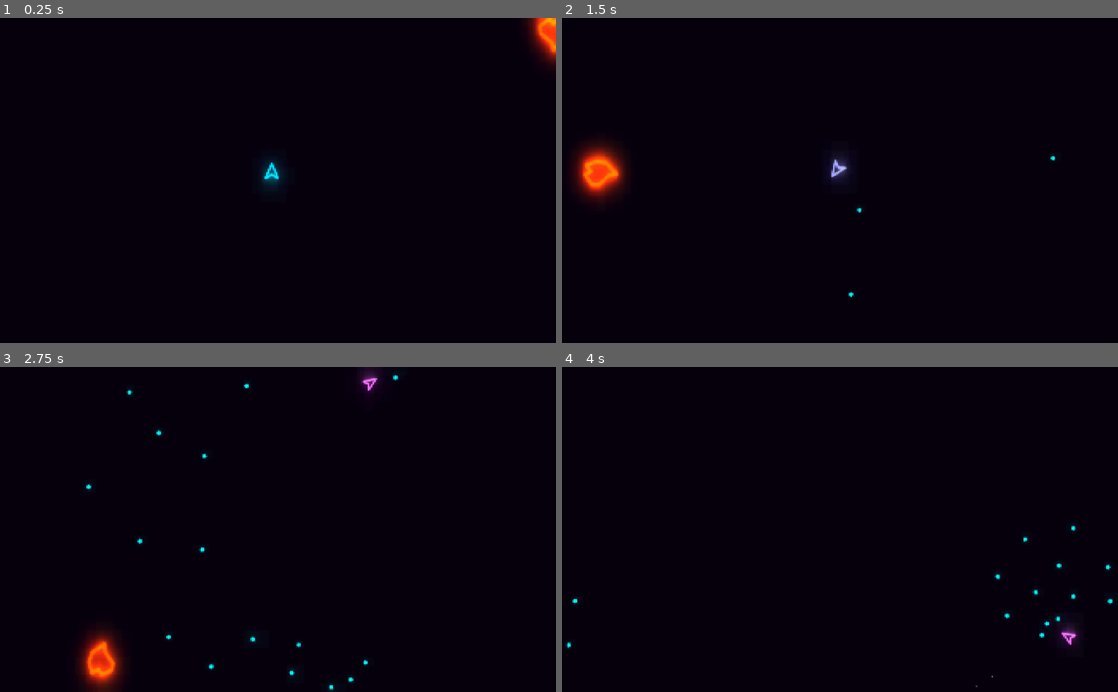
Above: before the commit, frames 1-4 (two rows, left to right).
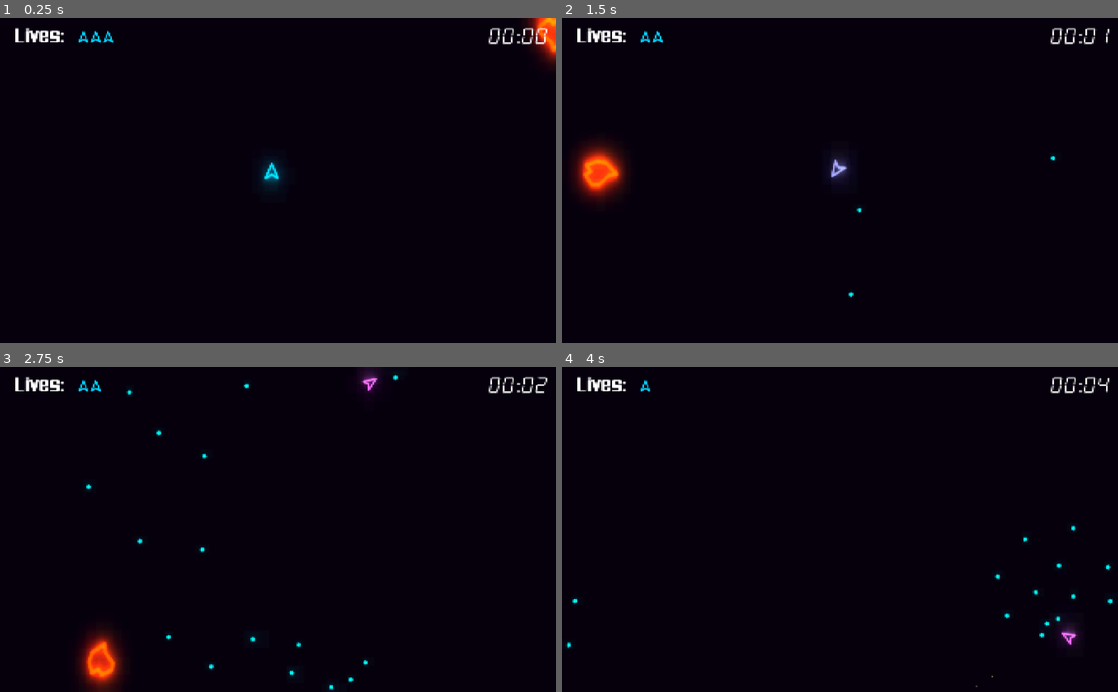
Above: after the commit, the same moments.

Repository: SanderVanhove/asteroidbelt
Game: Godot game, scene res://Screens/Splash/Splash.tscn
Two runs of this game, one before a commit and one after it. Both use one fixed random seed, a clock stepped at 60 frames per second and the inputs below.
Inputs:
- Up to frame 1 (0.25 s): no input
- Up to frame 2 (1.5 s): hold Right (ui_right) 0.53-1.28 s; hold Space (fire) 0.53-1.28 s; hold Down (ui_down) from 1.28 s (still down); tap N (ultra_power) at 1.35 s
- Up to frame 3 (2.75 s): release Down (ui_down) at 2.03 s; hold Right (ui_right) from 2.03 s (still down); hold Space (fire) from 2.03 s (still down)
- Up to frame 4 (4 s): release Right (ui_right) at 2.78 s; release Space (fire) at 2.78 s; hold Up (ui_up) 2.78-3.53 s; tap N (ultra_power) at 2.85 s; hold Left (ui_left) from 3.53 s (still down); hold Space (fire) from 3.53 s (still down)

The runs differ from the first frame. In frame 1, 0.6% of the frame differs, in the area x 2-99%, y 2-9%; in frame 2, 0.5%; in frame 3, 0.6%; in frame 4, 0.5%.

Commit message:
Add lives and retry screen

Diff:
--- a/Screens/World/World.gd
+++ b/Screens/World/World.gd
@@ -9,11 +9,15 @@
 
 var large_boulder_prob: float = 1
 var time: float = 0
+var should_time: bool = true
 
 
 onready var _boulder_timer: Timer = $BoulderTimer
+onready var _death_timer: Timer = $DeathTimer
 
-onready var _timer_label: Label = $CanvasLayer/TimeLabel
+onready var _timer_label: Label = $CanvasLayer/UI/TimeLabel
+onready var _end_time_label: Label = $CanvasLayer/UI/Retry/VBoxContainer/HBoxContainer/Label3
+onready var _retry_screen: Control = $CanvasLayer/UI/Retry
 
 
 func _ready() -> void:
@@ -29,6 +33,9 @@
 
 
 func handle_time(delta: float) -> void:
+	if not should_time:
+		return
+
 	time += delta
 
 	var minutes := time / 60
@@ -89,3 +96,20 @@
 
 
 	spawn_boulder(pos, is_small)
+
+
+func _on_Player_num_lives_changed(num_lives) -> void:
+	if num_lives > 0:
+		return
+
+	should_time = false
+	_death_timer.start()
+	_end_time_label.text = _timer_label.text
+
+
+func _on_DeathTimer_timeout() -> void:
+	_retry_screen.show()
+
+
+func _on_Button_pressed() -> void:
+	get_tree().change_scene("res://Screens/World/World.tscn")
--- a/Screens/World/World.tscn
+++ b/Screens/World/World.tscn
@@ -1,7 +1,72 @@
-[gd_scene load_steps=7 format=2]
+[gd_scene load_steps=19 format=2]
 
 [ext_resource path="res://Things/Player/Player.tscn" type="PackedScene" id=1]
+[ext_resource path="res://Fonts/alarm clock.ttf" type="DynamicFontData" id=2]
 [ext_resource path="res://Screens/World/World.gd" type="Script" id=3]
+[ext_resource path="res://Things/LiveTracker/LiveTracker.tscn" type="PackedScene" id=4]
+[ext_resource path="res://Fonts/Spaceship Bullet.ttf" type="DynamicFontData" id=5]
+
+[sub_resource type="DynamicFont" id=4]
+size = 42
+font_data = ExtResource( 2 )
+
+[sub_resource type="DynamicFont" id=5]
+size = 44
+font_data = ExtResource( 5 )
+
+[sub_resource type="DynamicFont" id=6]
+size = 125
+outline_size = 3
+font_data = ExtResource( 5 )
+
+[sub_resource type="DynamicFont" id=7]
+size = 49
+font_data = ExtResource( 5 )
+
+[sub_resource type="DynamicFont" id=8]
+size = 49
+font_data = ExtResource( 2 )
+
+[sub_resource type="DynamicFont" id=9]
+size = 36
+font_data = ExtResource( 5 )
+
+[sub_resource type="StyleBoxFlat" id=12]
+bg_color = Color( 0, 1, 0.882353, 1 )
+corner_radius_top_left = 8
+corner_radius_top_right = 8
+corner_radius_bottom_right = 8
+corner_radius_bottom_left = 8
+expand_margin_left = 5.0
+expand_margin_right = 5.0
+expand_margin_top = 4.0
+expand_margin_bottom = 4.0
+
+[sub_resource type="StyleBoxFlat" id=13]
+bg_color = Color( 0.027451, 0.431373, 0.447059, 1 )
+corner_radius_top_left = 8
+corner_radius_top_right = 8
+corner_radius_bottom_right = 8
+corner_radius_bottom_left = 8
+expand_margin_left = 5.0
+expand_margin_right = 5.0
+expand_margin_top = 4.0
+expand_margin_bottom = 4.0
+
+[sub_resource type="StyleBoxFlat" id=11]
+bg_color = Color( 0.0901961, 0.698039, 0.717647, 1 )
+corner_radius_top_left = 8
+corner_radius_top_right = 8
+corner_radius_bottom_right = 8
+corner_radius_bottom_left = 8
+expand_margin_left = 5.0
+expand_margin_right = 5.0
+expand_margin_top = 4.0
+expand_margin_bottom = 4.0
+
+[sub_resource type="DynamicFont" id=10]
+size = 55
+font_data = ExtResource( 5 )
 
 [sub_resource type="Shader" id=1]
 code = "/*
@@ -29,8 +94,6 @@
 [sub_resource type="ShaderMaterial" id=2]
 shader = SubResource( 1 )
 shader_param/amount = 350
-
-[sub_resource type="DynamicFont" id=4]
 
 [sub_resource type="Environment" id=3]
 background_mode = 4
@@ -48,20 +111,135 @@
 
 [node name="CanvasLayer" type="CanvasLayer" parent="."]
 
+[node name="UI" type="Control" parent="CanvasLayer"]
+margin_right = 40.0
+margin_bottom = 40.0
+__meta__ = {
+"_edit_use_anchors_": false
+}
+
+[node name="TimeLabel" type="Label" parent="CanvasLayer/UI"]
+margin_left = 899.512
+margin_top = 12.2704
+margin_right = 1010.51
+margin_bottom = 57.2704
+custom_fonts/font = SubResource( 4 )
+text = "00:00"
+__meta__ = {
+"_edit_use_anchors_": false
+}
+
+[node name="LiveTracker" parent="CanvasLayer/UI" instance=ExtResource( 4 )]
+margin_left = 144.271
+margin_top = 23.8804
+margin_right = 144.271
+margin_bottom = 23.8804
+
+[node name="Label" type="Label" parent="CanvasLayer/UI"]
+margin_left = 26.0
+margin_top = 12.0
+margin_right = 136.0
+margin_bottom = 60.0
+custom_fonts/font = SubResource( 5 )
+text = "Lives:"
+__meta__ = {
+"_edit_use_anchors_": false
+}
+
+[node name="Retry" type="CenterContainer" parent="CanvasLayer/UI"]
+visible = false
+margin_right = 1026.0
+margin_bottom = 601.0
+__meta__ = {
+"_edit_use_anchors_": false
+}
+
+[node name="VBoxContainer" type="VBoxContainer" parent="CanvasLayer/UI/Retry"]
+margin_left = 191.0
+margin_top = 53.0
+margin_right = 835.0
+margin_bottom = 547.0
+custom_constants/separation = 22
+
+[node name="Label" type="Label" parent="CanvasLayer/UI/Retry/VBoxContainer"]
+margin_right = 644.0
+margin_bottom = 118.0
+custom_fonts/font = SubResource( 6 )
+custom_colors/font_color = Color( 1, 0, 0, 1 )
+text = "GAME OVER"
+align = 1
+valign = 1
+
+[node name="HBoxContainer" type="HBoxContainer" parent="CanvasLayer/UI/Retry/VBoxContainer"]
+margin_top = 140.0
+margin_right = 644.0
+margin_bottom = 192.0
+custom_constants/separation = 33
+alignment = 1
+
+[node name="Label2" type="Label" parent="CanvasLayer/UI/Retry/VBoxContainer/HBoxContainer"]
+margin_left = 118.0
+margin_top = 2.0
+margin_right = 364.0
+margin_bottom = 49.0
+custom_fonts/font = SubResource( 7 )
+text = "Your time is: "
+
+[node name="Label3" type="Label" parent="CanvasLayer/UI/Retry/VBoxContainer/HBoxContainer"]
+margin_left = 397.0
+margin_right = 526.0
+margin_bottom = 52.0
+custom_fonts/font = SubResource( 8 )
+text = "00:00"
+
+[node name="MarginContainer" type="MarginContainer" parent="CanvasLayer/UI/Retry/VBoxContainer"]
+margin_top = 214.0
+margin_right = 644.0
+margin_bottom = 362.0
+custom_constants/margin_top = 51
+
+[node name="Label4" type="Label" parent="CanvasLayer/UI/Retry/VBoxContainer/MarginContainer"]
+margin_top = 51.0
+margin_right = 644.0
+margin_bottom = 148.0
+custom_fonts/font = SubResource( 7 )
+text = "Don't forget to put your highscore
+in the comments"
+align = 1
+valign = 1
+
+[node name="Label5" type="Label" parent="CanvasLayer/UI/Retry/VBoxContainer"]
+margin_top = 384.0
+margin_right = 644.0
+margin_bottom = 419.0
+custom_fonts/font = SubResource( 9 )
+text = "Thanks for playing :)"
+align = 1
+valign = 1
+__meta__ = {
+"_edit_use_anchors_": false
+}
+
+[node name="Button" type="Button" parent="CanvasLayer/UI/Retry/VBoxContainer"]
+margin_left = 264.0
+margin_top = 441.0
+margin_right = 380.0
+margin_bottom = 494.0
+mouse_default_cursor_shape = 2
+size_flags_horizontal = 4
+custom_styles/hover = SubResource( 12 )
+custom_styles/pressed = SubResource( 13 )
+custom_styles/normal = SubResource( 11 )
+custom_fonts/font = SubResource( 10 )
+text = "Retry"
+
 [node name="ColorRect" type="ColorRect" parent="CanvasLayer"]
 material = SubResource( 2 )
+margin_top = 0.5
 margin_right = 1024.0
-margin_bottom = 600.0
+margin_bottom = 600.5
+mouse_filter = 2
 color = Color( 1, 1, 1, 0 )
-__meta__ = {
-"_edit_use_anchors_": false
-}
-
-[node name="TimeLabel" type="Label" parent="CanvasLayer"]
-margin_right = 40.0
-margin_bottom = 14.0
-custom_fonts/font = SubResource( 4 )
-text = "00:00"
 __meta__ = {
 "_edit_use_anchors_": false
 }
@@ -75,4 +253,11 @@
 [node name="BoulderTimer" type="Timer" parent="."]
 wait_time = 8.0
 
+[node name="DeathTimer" type="Timer" parent="."]
+one_shot = true
+
+[connection signal="pressed" from="CanvasLayer/UI/Retry/VBoxContainer/Button" to="." method="_on_Button_pressed"]
+[connection signal="num_lives_changed" from="Player" to="CanvasLayer/UI/LiveTracker" method="change_lives"]
+[connection signal="num_lives_changed" from="Player" to="." method="_on_Player_num_lives_changed"]
 [connection signal="timeout" from="BoulderTimer" to="." method="_on_BoulderTimer_timeout"]
+[connection signal="timeout" from="DeathTimer" to="." method="_on_DeathTimer_timeout"]
--- /dev/null
+++ b/Things/LiveTracker/LiveTracker.gd
@@ -0,0 +1,20 @@
+extends HBoxContainer
+
+
+var LiveTexture: Texture = preload("res://Things/LiveTracker/live.png")
+
+
+onready var _tween: Tween = $Tween
+
+
+func change_lives(lives: int) -> void:
+	var num_children: int = get_child_count() - 1
+
+	if num_children < lives:
+		for i in range(lives - num_children):
+			var new_live: TextureRect = TextureRect.new()
+			new_live.texture = LiveTexture
+			add_child(new_live)
+	elif num_children > lives:
+		for i in range(num_children - lives):
+			get_child(num_children - i).queue_free()
--- /dev/null
+++ b/Things/LiveTracker/LiveTracker.tscn
@@ -0,0 +1,19 @@
+[gd_scene load_steps=3 format=2]
+
+[ext_resource path="res://Things/LiveTracker/LiveTracker.gd" type="Script" id=1]
+[ext_resource path="res://Things/LiveTracker/live.png" type="Texture" id=2]
+
+[node name="LiveTracker" type="HBoxContainer"]
+anchor_right = 1.0
+anchor_bottom = 1.0
+script = ExtResource( 1 )
+__meta__ = {
+"_edit_use_anchors_": false
+}
+
+[node name="Tween" type="Tween" parent="."]
+
+[node name="TextureRect" type="TextureRect" parent="."]
+margin_right = 19.0
+margin_bottom = 600.0
+texture = ExtResource( 2 )
--- /dev/null
+++ b/Things/Player/CollisionParticlesPlayer.tscn
@@ -0,0 +1,63 @@
+[gd_scene load_steps=6 format=2]
+
+[ext_resource path="res://Things/Boulder/CollisionParticles.gd" type="Script" id=1]
+[ext_resource path="res://Things/Boulder/explosionring.png" type="Texture" id=2]
+
+[sub_resource type="Curve" id=1]
+max_value = 5.0
+_data = [ Vector2( 0.0174419, 5 ), 0.0, 0.0, 0, 0, Vector2( 1, 0.895455 ), 0.0, 0.0, 0, 0 ]
+
+[sub_resource type="Gradient" id=2]
+offsets = PoolRealArray( 0.0469799, 1 )
+colors = PoolColorArray( 0, 6.95313, 10, 1, 0, 0.882813, 1, 0.423529 )
+
+[sub_resource type="Animation" id=3]
+resource_name = "explode"
+tracks/0/type = "value"
+tracks/0/path = NodePath("Sprite:scale")
+tracks/0/interp = 1
+tracks/0/loop_wrap = true
+tracks/0/imported = false
+tracks/0/enabled = true
+tracks/0/keys = {
+"times": PoolRealArray( 0, 0.5 ),
+"transitions": PoolRealArray( 1, 1 ),
+"update": 0,
+"values": [ Vector2( 0.0775862, 0.0775862 ), Vector2( 3.25, 3.25 ) ]
+}
+tracks/1/type = "value"
+tracks/1/path = NodePath("Sprite:modulate")
+tracks/1/interp = 1
+tracks/1/loop_wrap = true
+tracks/1/imported = false
+tracks/1/enabled = true
+tracks/1/keys = {
+"times": PoolRealArray( 0, 0.5 ),
+"transitions": PoolRealArray( 1, 1 ),
+"update": 0,
+"values": [ Color( 0, 3.47656, 5, 0.537255 ), Color( 0, 0.905882, 1, 0 ) ]
+}
+
+[node name="CollisionParticles" type="CPUParticles2D"]
+emitting = false
+amount = 100
+lifetime = 0.5
+one_shot = true
+explosiveness = 0.77
+spread = 180.0
+gravity = Vector2( 0, 0 )
+initial_velocity = 139.78
+initial_velocity_random = 0.2
+scale_amount_curve = SubResource( 1 )
+color_ramp = SubResource( 2 )
+hue_variation = 0.04
+hue_variation_random = 0.82
+script = ExtResource( 1 )
+
+[node name="Sprite" type="Sprite" parent="."]
+modulate = Color( 1, 1, 1, 0 )
+scale = Vector2( 3.25, 3.25 )
+texture = ExtResource( 2 )
+
+[node name="AnimationPlayer" type="AnimationPlayer" parent="."]
+anims/explode = SubResource( 3 )
--- a/Things/Player/Player.gd
+++ b/Things/Player/Player.gd
@@ -4,6 +4,7 @@
 
 
 const BulletClass = preload("res://Things/Bullet/Bullet.tscn")
+const CollisionParticlesClass = preload("res://Things/Player/CollisionParticlesPlayer.tscn")
 
 
 const TURN_SPEED: float = 5.0
@@ -33,6 +34,8 @@
 	_truster_sprite.modulate.a = 0
 	_truster_sprite.scale.y = 0
 	_ship_sprite.modulate = NORMAL_COLOR
+
+	emit_signal("num_lives_changed", _num_lives)
 
 
 func _process(delta: float) -> void:
@@ -151,6 +154,12 @@
 	emit_signal("num_lives_changed", _num_lives)
 	print("Lives: ", _num_lives)
 
+	if _num_lives <= 0:
+		var collision_particles = CollisionParticlesClass.instance()
+		collision_particles.global_transform = global_transform
+		get_parent().add_child(collision_particles)
+		queue_free()
+
 
 func _on_FireTimer_timeout() -> void:
 	if not Input.is_action_pressed("fire"):
Binary file added: Fonts/Spaceship Bullet.ttf
Binary file added: Fonts/SpionVerpflanzung.otf
Binary file added: Fonts/alarm clock.ttf
Binary file added: Things/LiveTracker/live.png
Not shown, added: Things/LiveTracker/live.png.import
Not shown, changed: assets.afdesign
